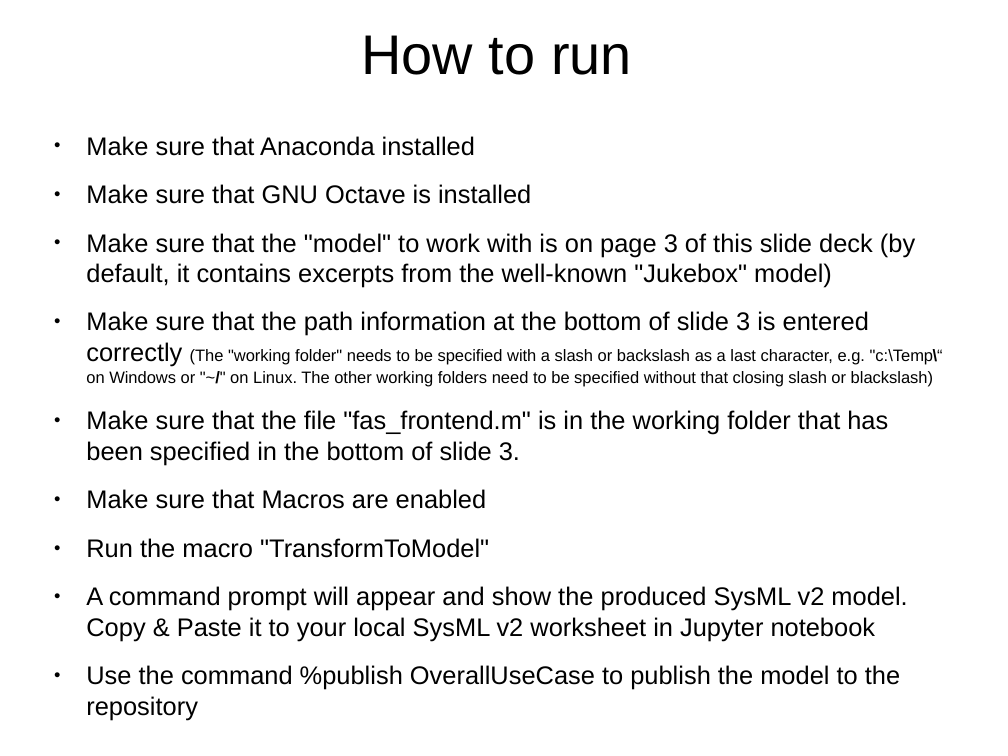
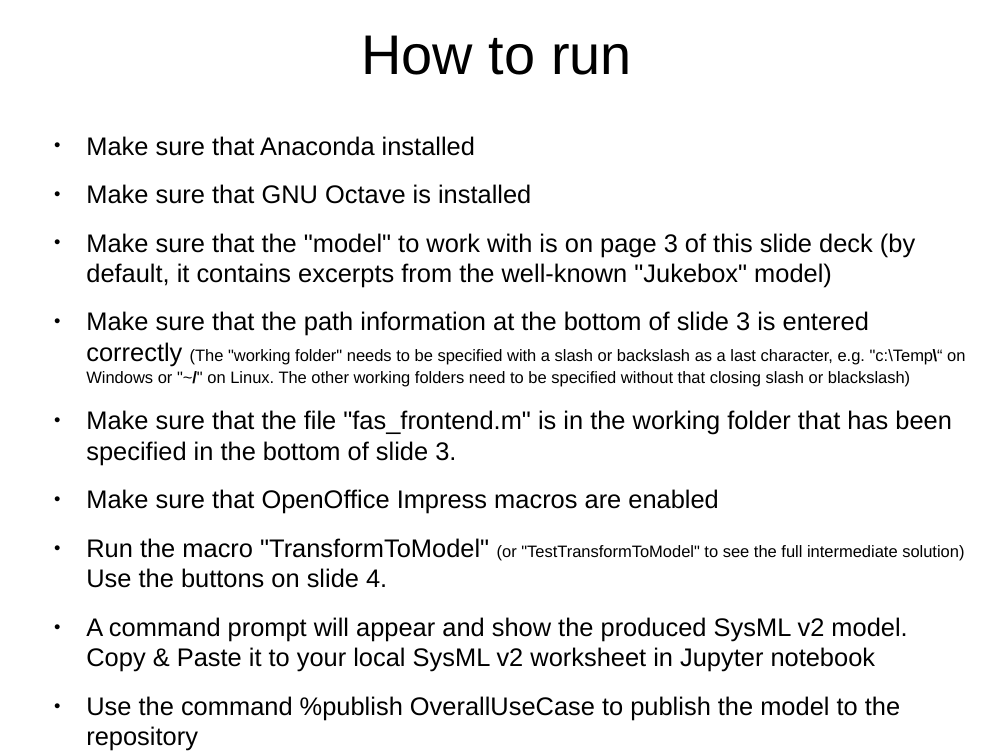
Before and after one commit to GfSE/fas4sysmlv2, a slide deck: slide 2 of src/io/usecase-activity-editor/fas_frontend.odp. Drawn at 1008x756 pixels with LibreOffice and Linux fonts; fonts in the diff are those of the drawing. Boxes give left, top, right and bottom in pixels: in the first picture for what was removed or moved away, otherwise in the second. Text is boxed around its words. In the diff, an @@ line names an element or a change of style, - is before the commit and + after.

Commit message:
Easier-to-understand intermediate solution

```diff
--- a/src/io/usecase-activity-editor/fas_frontend.odp
+++ b/src/io/usecase-activity-editor/fas_frontend.odp
@@ text at (86, 489, 964, 588): text changed @@
-● Make sure that Macros are enabled
-● Run the macro "TransformToModel"
+● Make sure that OpenOffice Impress macros are enabled
+● Run the macro "TransformToModel" (or "TestTransformToModel" to see the full intermediate solution)
+  Use the buttons on slide 4.
```
Also in this commit, not shown: 1 slide added, 1 other file.
